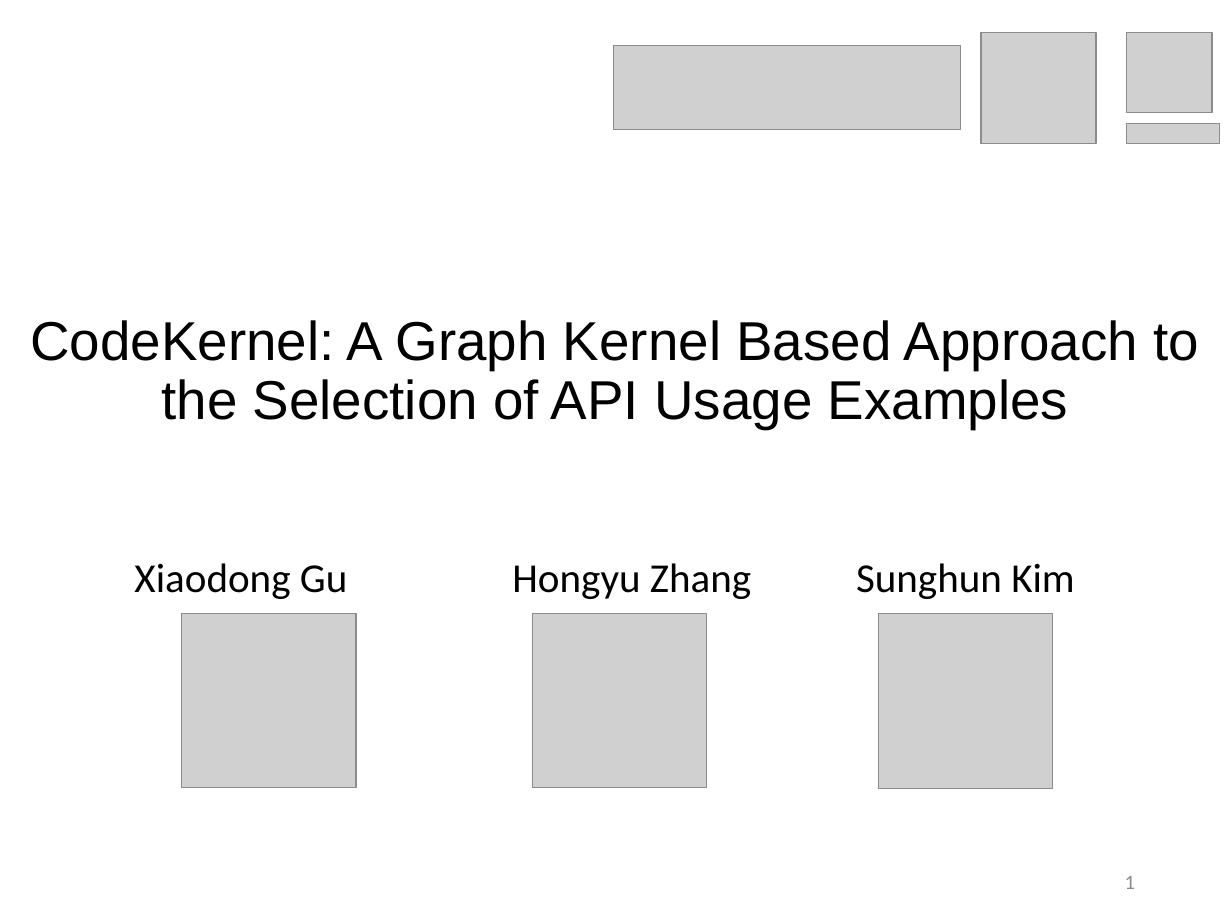
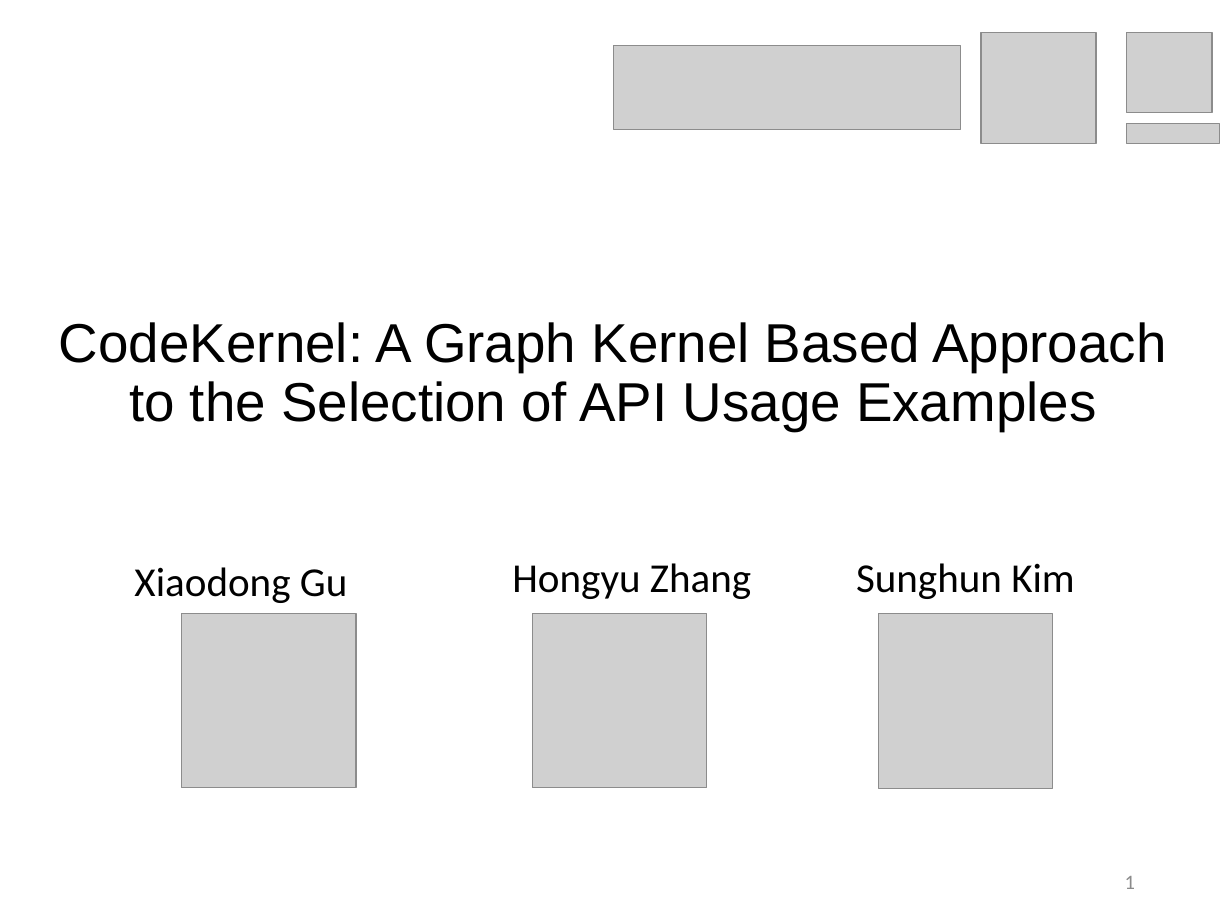
Before and after one commit to guxd/guxd.github.io, a slide deck: slide 1 of papers/slides/codekernel.pptx. Drawn at 1232x924 pixels with LibreOffice and Linux fonts; fonts in the diff are those of the drawing; grey boxes stand for pictures; background and template pictures are left out. Boxes give left, top, right and bottom in pixels: in the first picture for what was removed or moved away, otherwise in the second. Text is boxed around its words. In the diff, an @@ line names an element or a change of style, - is before the commit and + after.

Commit message:
update code kernel slides

```diff
--- a/papers/slides/codekernel.pptx
+++ b/papers/slides/codekernel.pptx
@@ title "CodeKernel: A Graph Kernel Based ..." rewrapped from box(30, 320, 1199, 429) to box(59, 322, 1166, 431) @@
@@ subtitle "Xiaodong Gu": place and size @@
-subtitle "Xiaodong Gu" at box(134, 563, 347, 599)
+subtitle "Xiaodong Gu" at box(134, 567, 347, 603)
```
Also in this commit, not shown: 20 other slides changed, 2 slides added, 2 slides removed.
